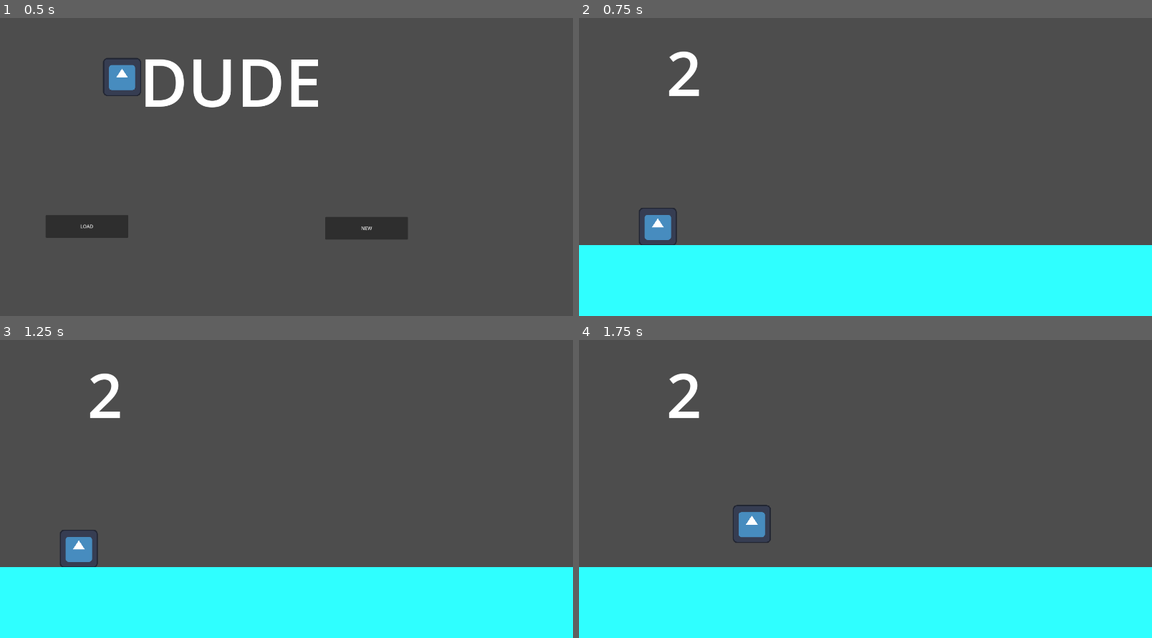
Above: before the commit, frames 1-4 (two rows, left to right).
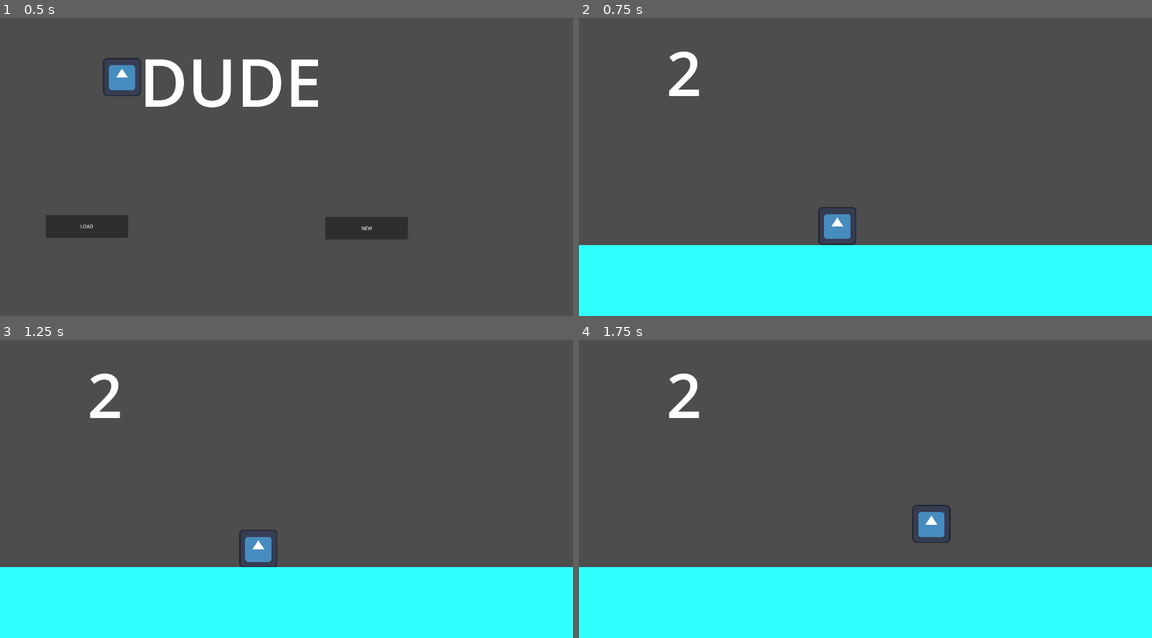
Above: after the commit, the same moments.

Repository: GDYUClub/term-project-w25
Game: Godot game, scene res://src/main/save_game_example/example_save_menu.tscn
The game is run twice, just before and just after one commit, with the same random seed, the same clock (stepped at 60 frames per second) and the same inputs. The engine's default icon, where the game draws it, is replaced by a stand-in: a white triangle on a blue panel in a dark square.
Inputs:
- Up to frame 1 (0.5 s): no input
- Up to frame 2 (0.75 s): click "LOAD" at 0.5 s
- Up to frame 3 (1.25 s): no input
- Up to frame 4 (1.75 s): tap Enter (ui_accept) at 1.25, 1.52 s; hold Right (ui_right) from 1.28 s (still down)

Frame 1 is identical in both runs. In frame 2, 1.0% of the frame differs, in the area x 10-49%, y 63-77%; in frame 3, 1.0%; in frame 4, 1.0%.

Commit message:
did suggestion need to refine the system a bit more

Diff:
--- a/src/main/save_game_example/example_save_level_1.gd
+++ b/src/main/save_game_example/example_save_level_1.gd
@@ -4,13 +4,13 @@
 var puzzle_step : int = 0
 
 func _ready() -> void:
-	save.create_or_load_save() # HERE TO SET SAVE VARIABLE FOR SAVE NODE
+	save.create_or_load_save()
 	save.save_game(get_tree().current_scene.get_scene_file_path()) # SAVES CURRENT SCENE
 
 func _on_area_2d_body_entered(body: Node2D) -> void: # MOVING TO NEXT LEVEL
 	# has to pre save the level path before loading
-	save.save_game("res://src/main/save_game_example/example_save_level_2.tscn") # SAVES CURRENT SCENE FOR NEXT LEVEL
-	save.create_or_load_save() # LOADS THE SCENE
+	save.save_game("res://src/main/save_game_example/example_save_level_2.tscn")
+	save.load_game(get_tree().current_scene.get_scene_file_path()) # just to swap scenes
 
 func _on_area_2d_2_body_entered(body: Node2D) -> void: # PUZZLE COMPLETION
 	$puzzle/ColorRect.visible = true
--- a/src/main/save_game_example/example_save_level_2.gd
+++ b/src/main/save_game_example/example_save_level_2.gd
@@ -4,4 +4,4 @@
 
 func _ready() -> void:
 	save.create_or_load_save()
-	save.save_game(get_tree().current_scene.get_scene_file_path())
+	save.save_game(get_tree().current_scene.get_scene_file_path()) # SAVES CURRENT SCENE
--- a/src/resources/saveFile.tres
+++ b/src/resources/saveFile.tres
@@ -1,9 +1,9 @@
-[gd_resource type="Resource" script_class="SaveGame" load_steps=2 format=3 uid="uid://5710qp3bwf17"]
+[gd_resource type="Resource" script_class="SaveGame" load_steps=2 format=3 uid="uid://ipdnn38ne5ux"]
 
-[ext_resource type="Script" path="res://src/resources/save_game.gd" id="1_27dj1"]
+[ext_resource type="Script" path="res://src/resources/save_game.gd" id="1_j3gav"]
 
 [resource]
-script = ExtResource("1_27dj1")
-position = Vector2(534, 320)
+script = ExtResource("1_j3gav")
+position = Vector2(860.667, 769.983)
 level = "res://src/main/save_game_example/example_save_level_2.tscn"
-puzzle_step = 1
+puzzle_step = 0
--- a/src/resources/save_game.gd
+++ b/src/resources/save_game.gd
@@ -1,7 +1,10 @@
 class_name SaveGame
 extends Resource
 
-const SAVE_GAME_PATH = "res://src/resources/saveFile.tres" # CHANGE 'res' TO 'user' WHEN EXPORTING
+static var resFilePath = "res://src/resources/saveFile.tres"
+static var resUserPath = "user://src/resources/saveFile.tres"
+
+static var SAVE_GAME_PATH = resUserPath if Engine.is_editor_hint() else resFilePath
 
 # VARIABLES THAT NEED TO BE SAVED
 @export var position = Vector2.ZERO
--- a/src/resources/save_node.gd
+++ b/src/resources/save_node.gd
@@ -7,32 +7,37 @@
 # VARIABLES
 var save : SaveGame
 
+
 # LOAD OR SAVE GAME
 func create_or_load_save() -> void:
 	if SaveGame.save_exists(): # LOAD GAME
 		save = SaveGame.load_savegame()
 	else: # MAKE NEW FILE
 		save = SaveGame.new()
+		save_game(get_tree().current_scene.get_scene_file_path())
+		save.write_savegame()
+
+	load_game(get_tree().current_scene.get_scene_file_path())
+
+# SAVES GAME
+func save_game(scene_path: String) -> void:
+	save.level = scene_path
+
+	if get_tree().current_scene.get_scene_file_path() == scene_path:
 		save.position = player.global_position
-		if "puzzle_step" in game_level:
-			save.puzzle_step = game_level.puzzle_step
-		save.level = get_tree().current_scene.get_scene_file_path()
-		save.write_savegame()
-	# LOADS ALL VARIABLES
-	# Can kinda save position as well but do we really need it?
-	#player.global_position = save.position
-	if "puzzle_step" in game_level:
+
+	if game_level.has_method("puzzle_step"):
+		save.puzzle_step = game_level.puzzle_step
+
+	save.write_savegame()
+
+func load_game(scene_path: String) -> void:
+	if save.level == scene_path:
+		player.global_position = save.position
+
+	if game_level.has_method("puzzle_step"):
 		game_level.puzzle_step = save.puzzle_step
 		game_level.load_puzzle_state()
 
-	if get_tree().current_scene.get_scene_file_path() != save.level: # CHANGE LEVEL FROM MENU
+	if save.level != scene_path: # CHANGE LEVEL FROM MENU
 		get_tree().call_deferred("change_scene_to_file", save.level)
-
-# SAVES GAME
-func save_game(scene_path: String) -> void:
-	# Can kinda save position as well but do we really need it?
-	#save.position = player.global_position
-	save.level = scene_path
-	if "puzzle_step" in game_level:
-		save.puzzle_step = game_level.puzzle_step
-	save.write_savegame()
